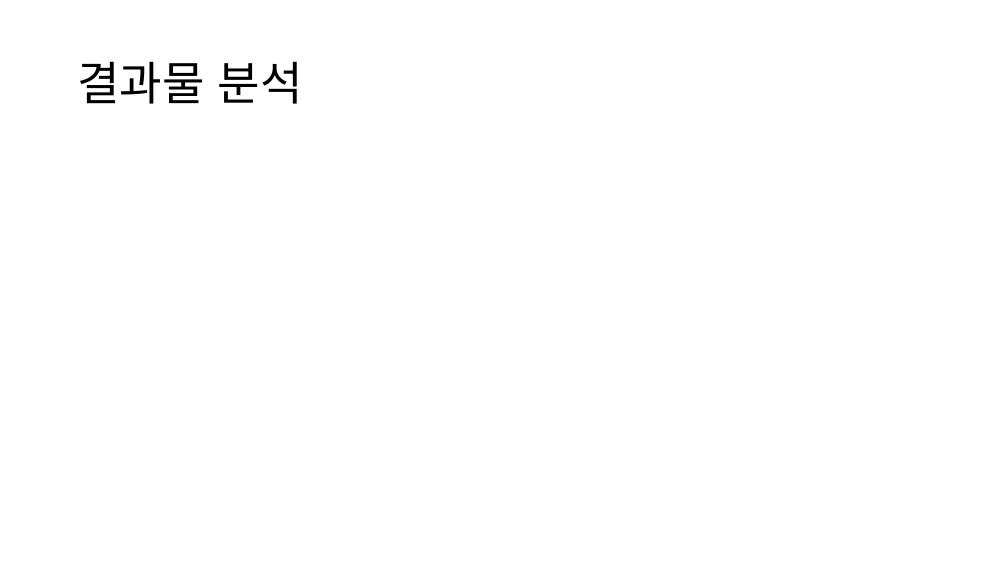
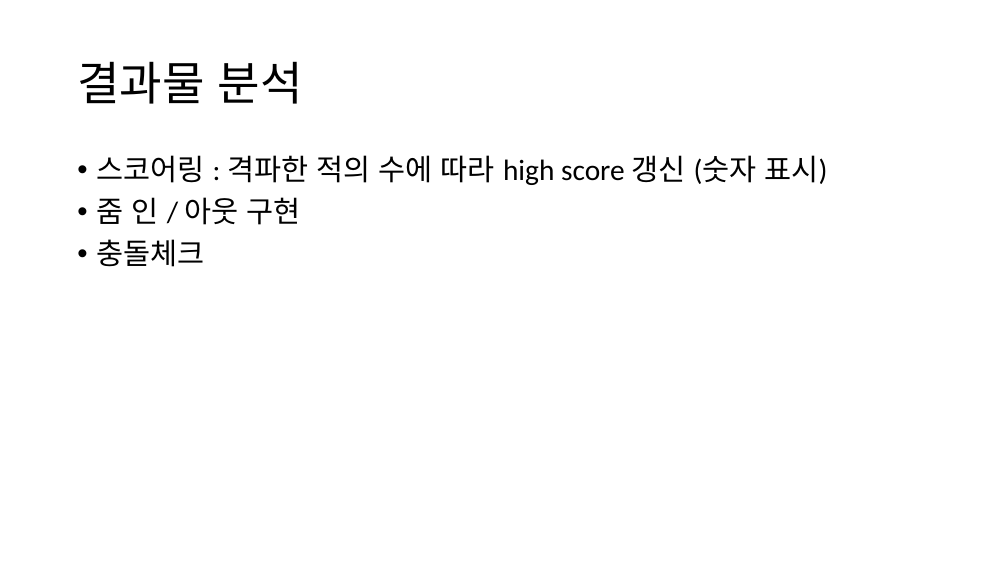
Before and after one commit to pcremnant/Computer-Graphics-Term-Project, a slide deck: slide 6 of 개발 결과 보고서.pptx (slide 5 before the commit). Drawn at 1008x567 pixels with LibreOffice and Linux fonts; fonts in the diff are those of the drawing. Boxes give left, top, right and bottom in pixels: in the first picture for what was removed or moved away, otherwise in the second. Text is boxed around its words. In the diff, an @@ line names an element or a change of style, - is before the commit and + after.

Commit message:
modify 개발 결과 보고서 pptx

```diff
--- a/개발 결과 보고서.pptx
+++ b/개발 결과 보고서.pptx
@@ text added at (96, 155, 828, 267), 28 pt, text #000000 @@
+• 스코어링 : 격파한 적의 수에 따라 high score 갱신 (숫자 표시)
+• 줌 인 / 아웃 구현
+• 충돌체크
```
Also in this commit, not shown: 3 other slides changed, 2 slides added, 1 other file.
